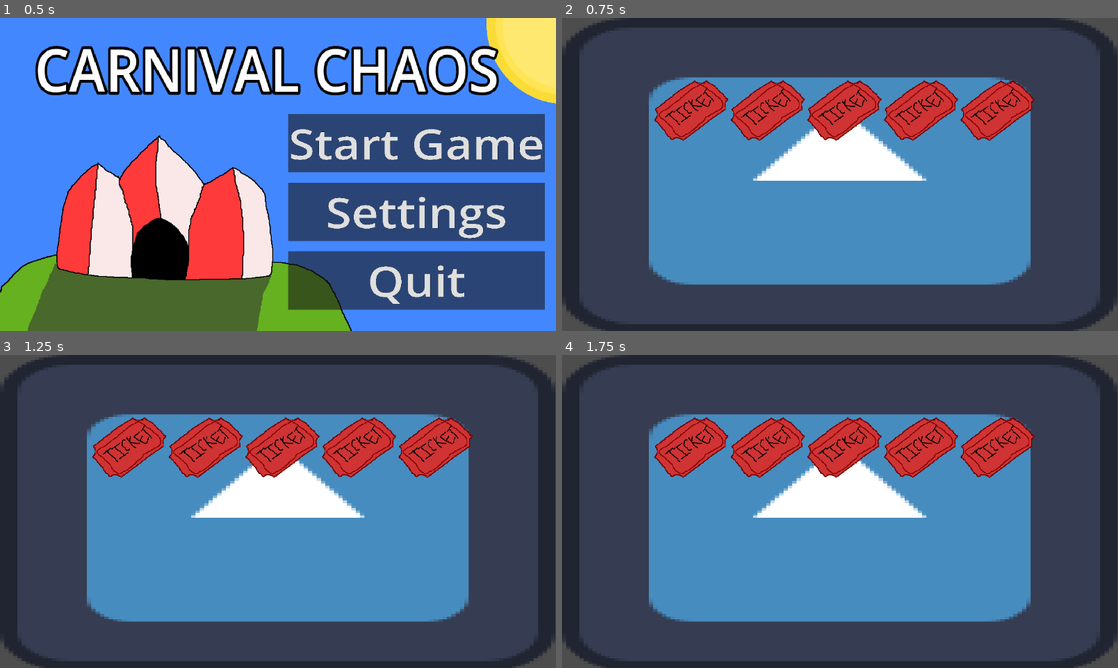
Above: before the commit, frames 1-4 (two rows, left to right).
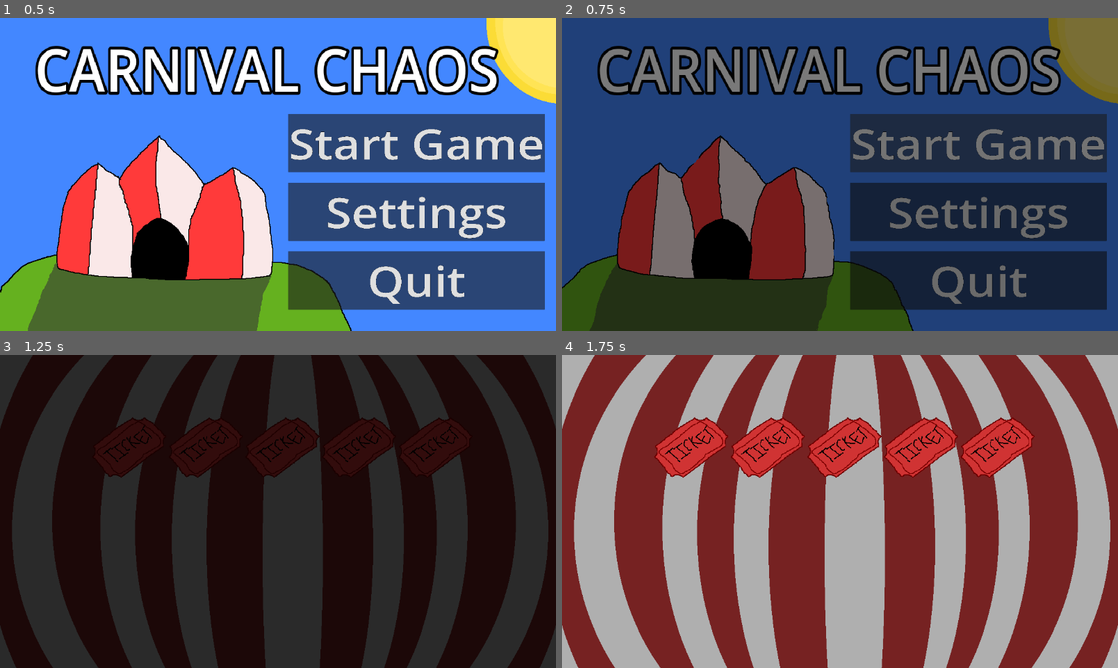
Above: after the commit, the same moments.

Repository: DinoMito1/Carnival-Chaos
Game: Godot game, scene res://Scenes/title_screen.tscn
The game is run twice, just before and just after one commit, with the same random seed, the same clock (stepped at 60 frames per second) and the same inputs. The engine's default icon, where the game draws it, is replaced by a stand-in: a white triangle on a blue panel in a dark square.
Inputs (mouse positions are in pixels of both pictures, inside the frame that each line leads up to):
- Up to frame 1 (0.5 s): no input
- Up to frame 2 (0.75 s): click "Start Game" at 0.5 s
- Up to frame 3 (1.25 s): no input
- Up to frame 4 (1.75 s): tap Enter at 1.25 s; move the mouse to (962, 495) at 1.27 s; hold Right from 1.28 s (still down); tap Alt at 1.35 s; click (962, 495) at 1.42 s

Frame 1 is identical in both runs. In frame 2, 99% of the frame differs, in the area x 0-100%, y 0-100%; in frame 3, 96%; in frame 4, 92%.

Commit message:
Added fade in and out to menu

Diff:
--- /dev/null
+++ b/Scenes/level_scene.gd
@@ -0,0 +1,13 @@
+extends Node2D
+
+
+# Called when the node enters the scene tree for the first time.
+func _ready() -> void:
+	var tween = get_tree().create_tween() #fades to black
+	tween.tween_property($"fade to black thing", "modulate:a", 0, .35)
+	await get_tree().create_timer(.6).timeout
+
+
+# Called every frame. 'delta' is the elapsed time since the previous frame.
+func _process(delta: float) -> void:
+	pass
--- a/Scenes/level_scene.tscn
+++ b/Scenes/level_scene.tscn
@@ -1,14 +1,24 @@
 [gd_scene format=3 uid="uid://c08mpxevaejqm"]
 
-[ext_resource type="Texture2D" uid="uid://cml5xhvslpdk1" path="res://Sprites/icon.svg" id="1_rol8n"]
+[ext_resource type="Script" uid="uid://dn4ue0p717um1" path="res://Scenes/level_scene.gd" id="1_c7xwe"]
+[ext_resource type="Texture2D" uid="uid://dl2ja5rmbiafc" path="res://Sprites/Carnival_Level_Background.png" id="1_cn3xy"]
 [ext_resource type="Texture2D" uid="uid://c2npob4172ue5" path="res://Sprites/ticket_life.png" id="2_cn3xy"]
 
 [node name="level_scene" type="Node2D" unique_id=324770618]
+script = ExtResource("1_c7xwe")
 
 [node name="Background" type="TextureRect" parent="." unique_id=1921760730]
 offset_right = 1151.0
 offset_bottom = 654.0
-texture = ExtResource("1_rol8n")
+texture = ExtResource("1_cn3xy")
+
+[node name="Thing That Makes The Background Darker" type="ColorRect" parent="Background" unique_id=637701075]
+layout_mode = 0
+offset_left = -25.0
+offset_top = -58.0
+offset_right = 1196.0
+offset_bottom = 684.0
+color = Color(0, 0, 0, 0.3137255)
 
 [node name="TicketContainer" type="HBoxContainer" parent="." unique_id=2085537672]
 offset_left = 190.0
@@ -41,3 +51,11 @@
 layout_mode = 2
 texture = ExtResource("2_cn3xy")
 stretch_mode = 5
+
+[node name="fade to black thing" type="ColorRect" parent="." unique_id=1066875934]
+top_level = true
+offset_left = -29.0
+offset_top = -42.0
+offset_right = 1192.0
+offset_bottom = 700.0
+color = Color(0, 0, 0, 1)
--- a/Scenes/title_screen.gd
+++ b/Scenes/title_screen.gd
@@ -26,7 +26,13 @@
 		$Background/Carnival3.visible = false
 
 func _on_start_pressed() -> void:
+	$"fade to black thing".visible = true
+	var tween = get_tree().create_tween() #fades to black
+	tween.tween_property($"fade to black thing", "modulate:a", 1, .35)
+	await get_tree().create_timer(.6).timeout
+
 	get_tree().change_scene_to_file("res://Scenes/level_scene.tscn")
+
 
 
 func _on_settings_pressed() -> void:
--- a/Scenes/title_screen.tscn
+++ b/Scenes/title_screen.tscn
@@ -81,6 +81,15 @@
 wait_time = 0.75
 autostart = true
 
+[node name="fade to black thing" type="ColorRect" parent="." unique_id=794601672]
+visible = false
+modulate = Color(1, 1, 1, 0)
+offset_left = -25.0
+offset_top = -58.0
+offset_right = 1196.0
+offset_bottom = 684.0
+color = Color(0, 0, 0, 1)
+
 [connection signal="pressed" from="VBoxContainer/Start" to="." method="_on_start_pressed"]
 [connection signal="pressed" from="VBoxContainer/Settings" to="." method="_on_settings_pressed"]
 [connection signal="pressed" from="VBoxContainer/Quit" to="." method="_on_quit_pressed"]
Not shown, added: Scenes/level_scene.gd.uid
Binary file added: Sprites/Carnival_Level_Background.png
Not shown, added: Sprites/Carnival_Level_Background.png.import
